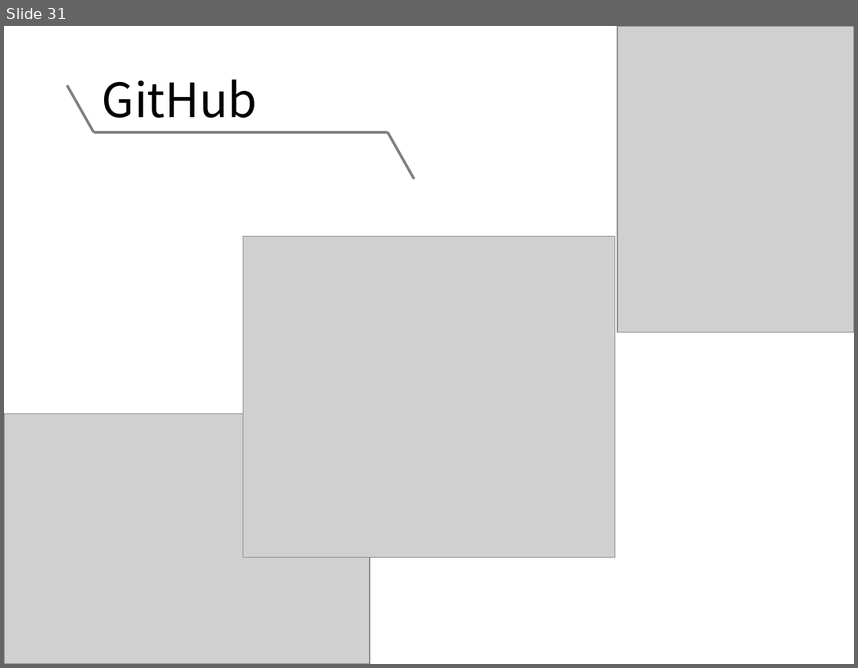
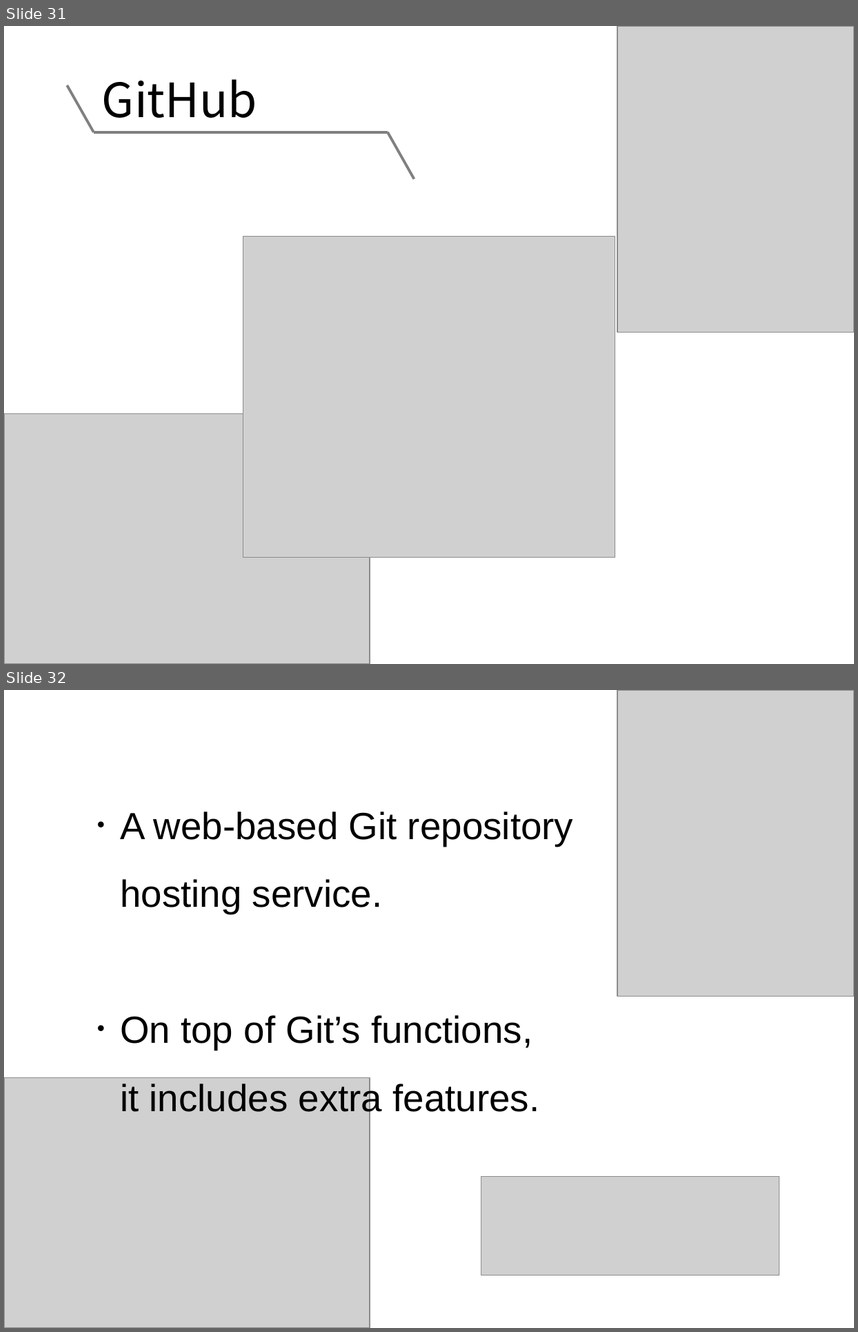
Before and after one commit to NCKU-BDA-2020/TA_Git_GitHub, a slide deck: TA_Class_III.pptx. Shown one above the other, each under a label of ours: slide 31 before the commit, slides 31 and 32 after it. The pictures are 858x668 and 858x1332 pixels, drawn with LibreOffice and Linux fonts; fonts in the diff are those of the drawing; grey boxes stand for pictures. Boxes give left, top, right and bottom in pixels: in the first picture for what was removed or moved away, otherwise in the second. Text is boxed around its words. In the diff, an @@ line names an element or a change of style, - is before the commit and + after.

```diff
--- a/TA_Class_III.pptx
+++ b/TA_Class_III.pptx
@@ slide 32 added at (4, 690, 854, 1328), background #FFFFFF @@
@@ picture added at (618, 690, 854, 996) @@
@@ text added at (82, 811, 573, 1118), 32 pt, text #000000 @@
+．A web-based Git repository
+hosting service.
+．On top of Git’s functions,
+it includes extra features.
@@ picture added at (4, 1078, 370, 1328) @@
@@ picture added at (481, 1176, 780, 1275) @@
```
Also in this commit, not shown: 6 slides changed, 18 other slides added, 7 slides removed, 1 other file.
